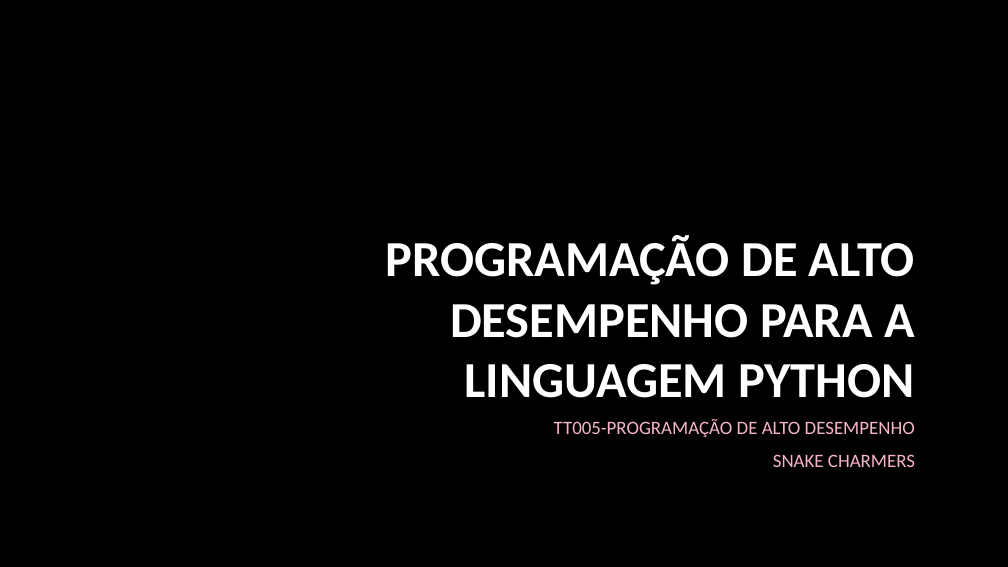
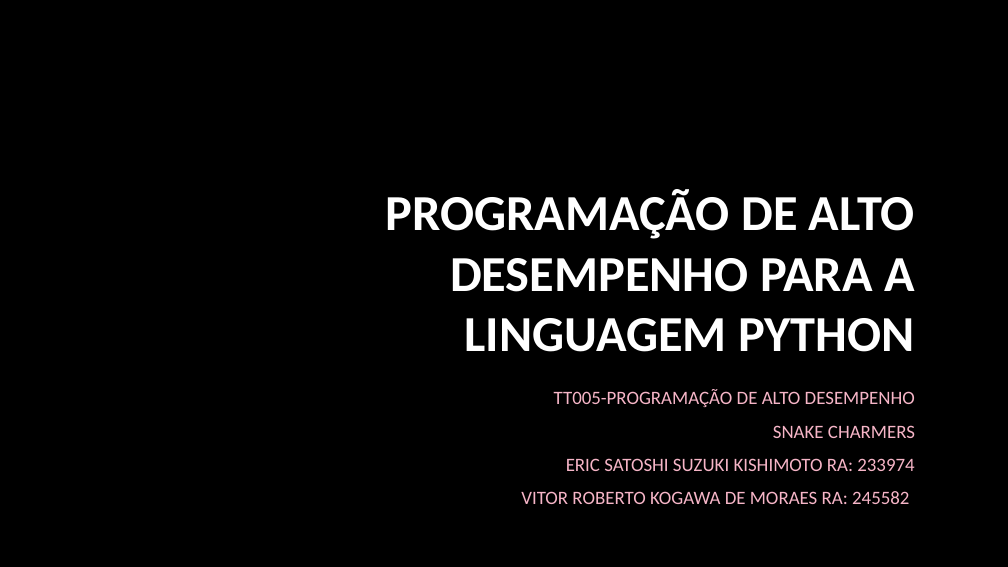
Before and after one commit to satoshi-eric/TT005-High_Performance_Computing, a slide deck: slide 1 of PAD para python/Programação de alto desempenho para a Linguagem python.pptx. Drawn at 1008x567 pixels with LibreOffice and Linux fonts; fonts in the diff are those of the drawing; background and template pictures are left out. Boxes give left, top, right and bottom in pixels: in the first picture for what was removed or moved away, otherwise in the second. Text is boxed around its words. In the diff, an @@ line names an element or a change of style, - is before the commit and + after.

Commit message:
slides att

```diff
--- a/PAD para python/Programação de alto desempenho para a Linguagem python.pptx
+++ b/PAD para python/Programação de alto desempenho para a Linguagem python.pptx
@@ title "PROGRAMAÇÃO DE ALTO DESEMPENHO PARA ...": place and size @@
-title "PROGRAMAÇÃO DE ALTO DESEMPENHO PARA ..." at (386, 235, 915, 398)
+title "PROGRAMAÇÃO DE ALTO DESEMPENHO PARA ..." at (386, 189, 915, 352)
@@ subtitle "TT005-PROGRAMAÇÃO DE ALTO DESEMPENHO": place and size @@
-subtitle "TT005-PROGRAMAÇÃO DE ALTO DESEMPENHO" at (554, 419, 915, 467)
+subtitle "TT005-PROGRAMAÇÃO DE ALTO DESEMPENHO" at (521, 389, 915, 504)
@@ subtitle at (521, 458, 914, 504): paragraphs added @@
+ERIC SATOSHI SUZUKI KISHIMOTO RA: 233974
+VITOR ROBERTO KOGAWA DE MORAES RA: 245582
```
Also in this commit, not shown: 1 other slide changed.
